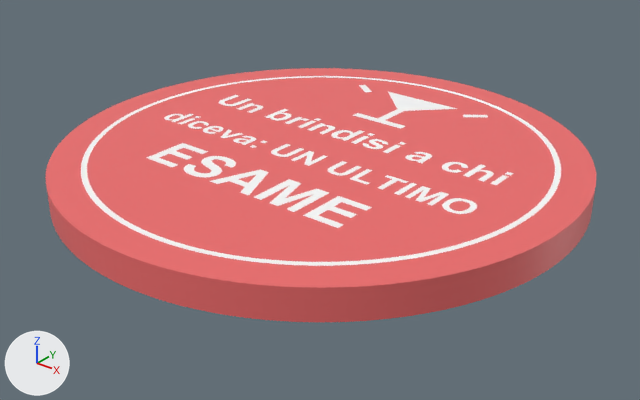
The glTF model public/products/sottobicchiere-brindisi-ai-fuori-corso.glb as it was, and as the next commit left it.
Both versions are drawn from a camera (50 mm lens) standing at (0.0677, -0.0848, 0.049) and looking at (0.0013, -0.0018, -0.0025). The lights are fixed; the arrows at lower left show +X, +Y and +Z. The picture after the commit comes second. Where no turn or scale is listed for an object, it has been applied to the vertices. Vertices at exactly the same position are counted once.

Objects in the first picture: 'coaster_base', 'coaster_ink'.
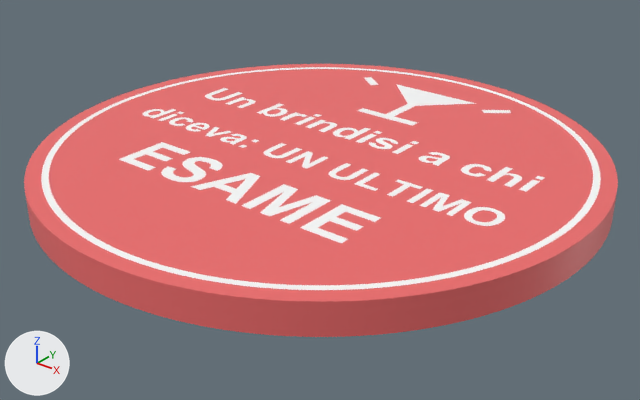
What differs and where, as boxes [x1, y1, x2, y2] in the pictures (640 x 400 px):
'coaster_base', reshaped (8% wider, 7% taller)
    before: [45, 68, 596, 322]
    after: [24, 64, 618, 337]
'coaster_ink', rescaled (17% wider, 17% taller)
    before: [81, 76, 561, 266]
    after: [41, 67, 601, 290]

What the commit changed:
me_coaster_base is used by ob_coaster_base; location (0.0, 0.0, 0.0).
me_coaster_base had 4248 vertices, 8492 faces and spanned x -0.035..0.035, y -0.035..0.035, z 0.0..0.004.
me_coaster_base now has 4248 vertices, 8492 faces and spans x -0.0375..0.0375, y -0.0375..0.0375, z 0.0..0.004.
me_coaster_base part 1: 4248 of 4248 vertices moved; they spanned x -0.035..0.035, y -0.035..0.035, z 0.0..0.004 and now span x -0.0375..0.0375, y -0.0375..0.0375, z 0.0..0.004; mean shift (-0.0003, 0.0, 0.0).
me_coaster_ink is used by ob_coaster_ink; location (0.0, 0.0, 0.0).
me_coaster_ink had 3928 vertices, 7716 faces and spanned x -0.0308..0.0308, y -0.0308..0.0308, z 0.0034..0.004.
me_coaster_ink now has 3928 vertices, 7716 faces and spans x -0.0355..0.0355, y -0.0355..0.0355, z 0.0034..0.004.
me_coaster_ink part 2: the whole mesh is scaled about its middle by (1.15, 1.15, 1).
